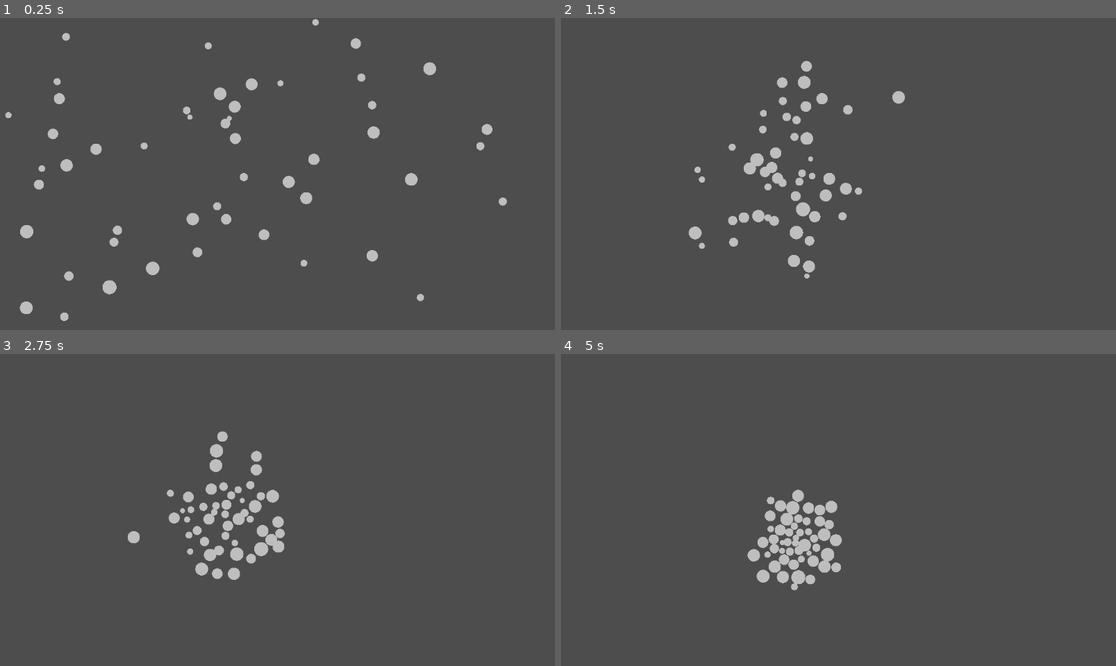
Above: before the commit, frames 1-4 (two rows, left to right).
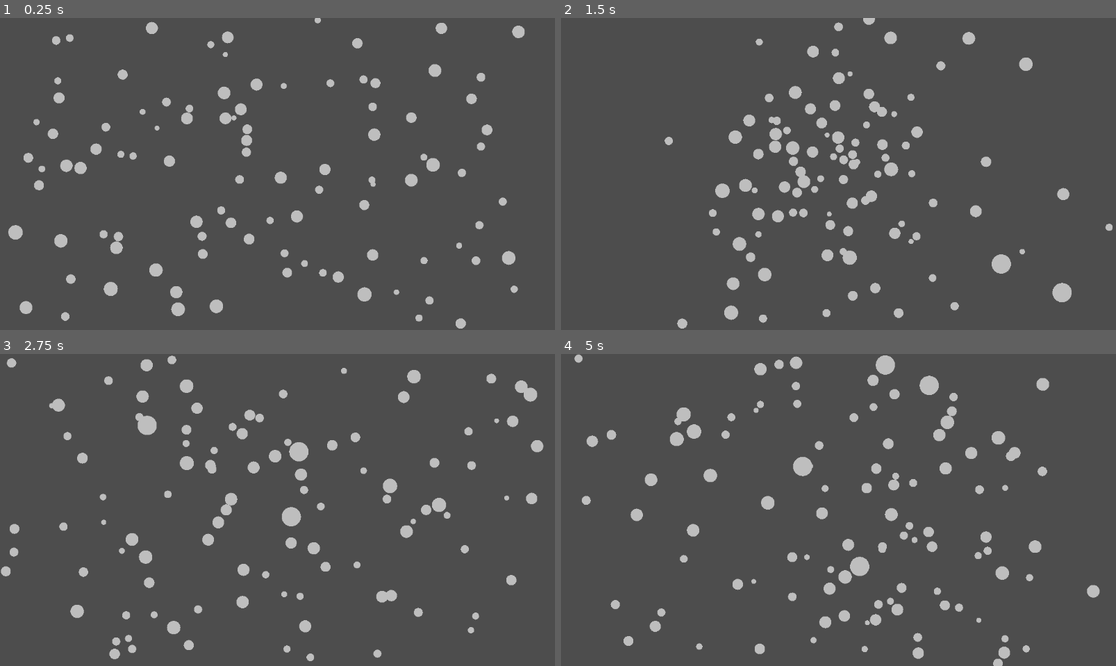
Above: after the commit, the same moments.

Repository: Meyhem/gd-ball-sim
Game: Godot game, scene res://scenes/root.tscn
Same seed, same stepped clock (60 frames per second), same inputs: the game is played once before the commit and once after it.
Inputs (mouse positions are in pixels of both pictures, inside the frame that each line leads up to):
- Up to frame 1 (0.25 s): no input
- Up to frame 2 (1.5 s): move the mouse to (960, 158) at 0.52 s; click (960, 158) at 0.67 s; move the mouse to (727, 189) at 1.27 s; click (727, 189) at 1.42 s
- Up to frame 3 (2.75 s): move the mouse to (333, 441) at 2.02 s; click (333, 441) at 2.17 s
- Up to frame 4 (5 s): move the mouse to (810, 572) at 2.77 s; click (810, 572) at 2.92 s; move the mouse to (1005, 556) at 3.52 s; click (1005, 556) at 3.67 s; move the mouse to (672, 463) at 4.27 s; click (672, 463) at 4.42 s

The runs differ from the first frame. In frame 1, 4.6% of the frame differs, in the area x 0-95%, y 0-100%; in frame 2, 6.8%; in frame 3, 7.1%; in frame 4, 7.6%, in the area x 2-98%, y 0-100%.

Commit message:
feat: add interactive ball spawning with launch towards nucleus
- Increase initial ball count from 50 to 100
- Add launch_force export variable
- Implement left-click spawning of balls in random corners
- Balls are launched towards the centroid of existing balls and auto-remove after 3 seconds

Diff:
--- a/scenes/root.gd
+++ b/scenes/root.gd
@@ -3,6 +3,7 @@
 var right_mouse_held: bool = false
 
 @export var attraction_strength: float = 1000.0
+@export var launch_force: float = 5000.0
 
 # Called when the node enters the scene tree for the first time.
 func _ready() -> void:
@@ -10,12 +11,50 @@
 	set_physics_process(true)
 	var ball_scene = preload("res://scenes/ball.tscn")
 	var screen_size = get_viewport().get_visible_rect().size
-	for i in range(50):
+	for i in range(100):
 		var ball = ball_scene.instantiate()
 		ball.position = Vector2(randf() * screen_size.x - screen_size.x / 2, randf() * screen_size.y - screen_size.y / 2)
 		ball.radius = randf() * 10 + 5
 		ball.nudge()
 		$Nucleus.add_child(ball)
+
+func _input(event: InputEvent) -> void:
+	if event is InputEventMouseButton and event.button_index == MOUSE_BUTTON_LEFT and event.pressed:
+		spawn_ball()
+
+func spawn_ball() -> void:
+	var ball_scene = preload("res://scenes/ball.tscn")
+	var ball = ball_scene.instantiate()
+	ball.mass = 50
+	ball.radius = 20
+	add_child(ball)
+
+	# Set position to one of the corners
+	var screen_size = get_viewport().get_visible_rect().size
+	var corners = [
+		Vector2(-screen_size.x / 2, -screen_size.y / 2),  # top-left
+		Vector2(screen_size.x / 2, -screen_size.y / 2),   # top-right
+		Vector2(-screen_size.x / 2, screen_size.y / 2),   # bottom-left
+		Vector2(screen_size.x / 2, screen_size.y / 2)     # bottom-right
+	]
+	ball.position = corners[randi() % corners.size()]
+
+	# Calculate centroid of Nucleus children
+	var balls = $Nucleus.get_children()
+	if balls.size() == 0:
+		return
+	var centroid = Vector2.ZERO
+	for b in balls:
+		centroid += b.global_position
+	centroid /= balls.size()
+
+	# Apply huge force towards centroid
+	var direction = (centroid - ball.global_position).normalized()
+	ball.apply_central_impulse(direction * launch_force)
+
+	# Remove after 3 seconds
+	await get_tree().create_timer(3.0).timeout
+	ball.queue_free()
 
 func _physics_process(_delta: float) -> void:
 	var balls = $Nucleus.get_children()
